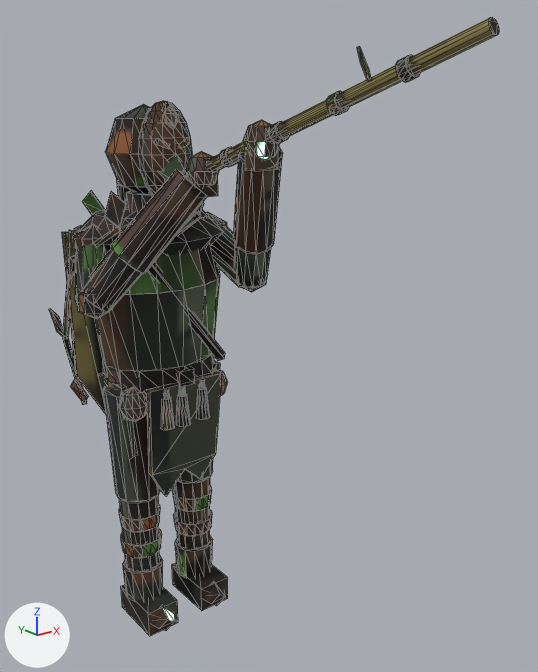
Renders of the glTF model assets/models/grove_poisoner.glb from each side of a commit.
One viewpoint serves both versions: a 50 mm camera at (-1.08, -1.89, 1.6) aimed at (0.08, -0.43, 1.02). The lights are fixed; the arrows at lower left show +X, +Y and +Z. The picture after the commit comes second. Mesh edges are drawn as thin lines. Vertices at exactly the same position are counted once.

Before the edit, the objects in view are built like this:
```python
me_grovepoisonermesh = bpy.data.meshes.new('GrovePoisonerMesh')
me_grovepoisonermesh.from_pydata(...)  # 1758 vertices, 3184 faces; spans x -0.29..0.27, y -1.06..0.24, z -0.01..1.74
me_grovepoisonermesh.materials.append(mat_grovepoisonermesh_baked)
ob_grovepoisonermesh = bpy.data.objects.new('GrovePoisonerMesh', me_grovepoisonermesh)
ob_grovepoisonermesh.location = (0.0, 0.0, 0.0)
```
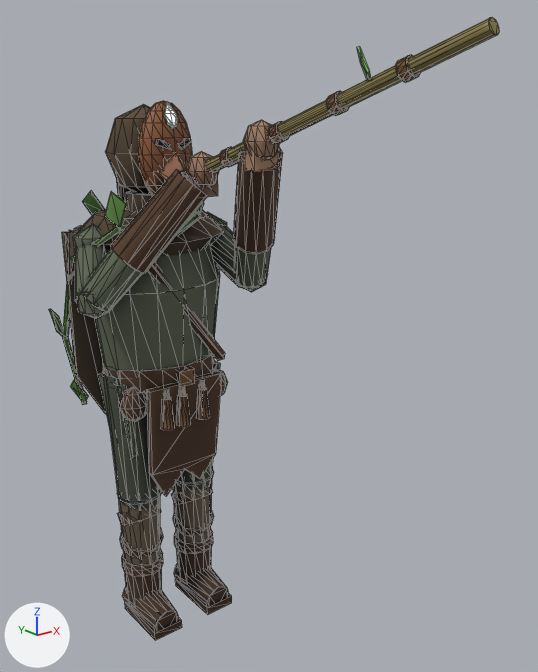
Edits to the scene script, one JSON object a line:
```json
{"block": "me_grovepoisonermesh", "where": "# used by ob_grovepoisonermesh; location = (0.0, 0.0, 0.0)"}
{"op": "remove", "block": "me_grovepoisonermesh", "code": "me_grovepoisonermesh.from_pydata(...)  # 1758 vertices, 3184 faces; spans x -0.29..0.27, y -1.06..0.24, z -0.01..1.74"}
{"op": "add", "block": "me_grovepoisonermesh", "code": "me_grovepoisonermesh.from_pydata(...)  # 1898 vertices, 3448 faces; spans x -0.29..0.27, y -1.06..0.24, z 0.0..1.74"}
{"block": "me_grovepoisonermesh", "change": "me_grovepoisonermesh part 1: a new loose piece, a box spanning x -0.148..-0.049, y -0.148..0.049, z 0.0..0.028, in mat_grovepoisonermesh_baked"}
{"block": "me_grovepoisonermesh", "change": "me_grovepoisonermesh part 2: a new loose piece, a 12-sided cylinder along z spanning x -0.16..-0.04, y -0.06..0.06, z 0.05..0.19, in mat_grovepoisonermesh_baked"}
{"block": "me_grovepoisonermesh", "change": "me_grovepoisonermesh part 3: a new loose piece, a 12-sided cylinder along z spanning x -0.164..-0.033, y -0.066..0.066, z 0.175..0.212, in mat_grovepoisonermesh_baked"}
{"block": "me_grovepoisonermesh", "change": "me_grovepoisonermesh part 4: a new loose piece, a box spanning x 0.049..0.148, y -0.148..0.049, z 0.0..0.028, in mat_grovepoisonermesh_baked"}
{"block": "me_grovepoisonermesh", "change": "me_grovepoisonermesh part 5: a new loose piece, a 12-sided cylinder along z spanning x 0.04..0.16, y -0.06..0.06, z 0.05..0.19, in mat_grovepoisonermesh_baked"}
{"block": "me_grovepoisonermesh", "change": "me_grovepoisonermesh part 6: a new loose piece, a 12-sided cylinder along z spanning x 0.033..0.164, y -0.066..0.066, z 0.175..0.212, in mat_grovepoisonermesh_baked"}
{"block": "me_grovepoisonermesh", "change": "me_grovepoisonermesh part 7: the loose piece of 8 vertices spanning x -0.15..-0.05, y -0.12..0.06, z 0.0..0.08 is rebuilt with 24 vertices and now spans x -0.16..-0.04, y -0.14..0.05, z 0.0..0.12"}
{"block": "me_grovepoisonermesh", "change": "me_grovepoisonermesh part 8: the loose piece of 8 vertices spanning x 0.05..0.15, y -0.12..0.06, z 0.0..0.08 is rebuilt with 24 vertices and now spans x 0.04..0.16, y -0.14..0.05, z 0.0..0.12"}
{"block": "me_grovepoisonermesh", "change": "me_grovepoisonermesh part 9: the loose piece of 24 vertices spanning x 0.03..0.16, y -0.06..0.06, z 0.07..0.18 is deleted"}
{"block": "me_grovepoisonermesh", "change": "me_grovepoisonermesh part 10: the loose piece of 24 vertices spanning x -0.16..-0.03, y -0.06..0.06, z 0.07..0.18 is deleted"}
{"block": "me_grovepoisonermesh", "change": "me_grovepoisonermesh part 11: the loose piece of 8 vertices spanning x -0.15..-0.05, y -0.15..-0.08, z -0.01..0.09 is deleted"}
{"block": "me_grovepoisonermesh", "change": "me_grovepoisonermesh part 12: the loose piece of 8 vertices spanning x 0.05..0.15, y -0.15..-0.08, z -0.01..0.09 is deleted"}
{"block": "me_grovepoisonermesh", "change": "me_grovepoisonermesh part 13: 60 vertices moved from x -0.18..0.17, y -0.09..0.05, z 0.18..0.79 to x -0.18..0.17, y -0.09..0.07, z 0.19..0.85; 106 vertices removed from x -0.17..0.18, y -0.07..0.09, z 0.24..0.79; 166 vertices added at x -0.17..0.18, y -0.08..0.09, z 0.23..0.85"}
{"block": "me_grovepoisonermesh", "change": "me_grovepoisonermesh part 14: 2772 kept faces spanning x -0.29..0.27, y -1.06..0.24, z 0.19..1.74 get new texture (UV) coordinates"}
```

Changed parts and their boxes (x1, y1, x2, y2) in the pictures (538 x 672 px; the box of a moved part takes in the faces that stretch with it):
```json
{"object": "GrovePoisonerMesh", "change": "reshaped", "before": [49, 17, 499, 636], "after": [49, 17, 499, 641]}
{"part": 1, "of": "me_grovepoisonermesh", "change": "added", "after": [125, 603, 182, 641]}
{"part": 2, "of": "me_grovepoisonermesh", "change": "added", "after": [125, 567, 162, 607]}
{"part": 3, "of": "me_grovepoisonermesh", "change": "added", "after": [122, 549, 163, 577]}
{"part": 4, "of": "me_grovepoisonermesh", "change": "added", "after": [175, 579, 232, 615]}
{"part": 5, "of": "me_grovepoisonermesh", "change": "added", "after": [176, 548, 211, 584]}
{"part": 6, "of": "me_grovepoisonermesh", "change": "added", "after": [174, 530, 213, 554]}
{"part": 7, "of": "me_grovepoisonermesh", "change": "rebuilt", "before": [121, 585, 178, 636], "after": [123, 587, 178, 630]}
{"part": 8, "of": "me_grovepoisonermesh", "change": "rebuilt", "before": [172, 562, 228, 611], "after": [174, 564, 228, 605]}
{"part": 9, "of": "me_grovepoisonermesh", "change": "deleted", "before": [175, 536, 213, 578]}
{"part": 10, "of": "me_grovepoisonermesh", "change": "deleted", "before": [123, 555, 163, 601]}
{"part": 11, "of": "me_grovepoisonermesh", "change": "deleted", "before": [153, 605, 175, 631]}
{"part": 12, "of": "me_grovepoisonermesh", "change": "deleted", "before": [205, 581, 225, 606]}
{"part": 13, "of": "me_grovepoisonermesh", "change": "moved or reshaped", "before": [103, 388, 213, 572], "after": [103, 370, 214, 565]}
{"part": 14, "of": "me_grovepoisonermesh", "change": "surface changed", "before": [49, 17, 499, 572], "after": [49, 17, 499, 565]}
```
